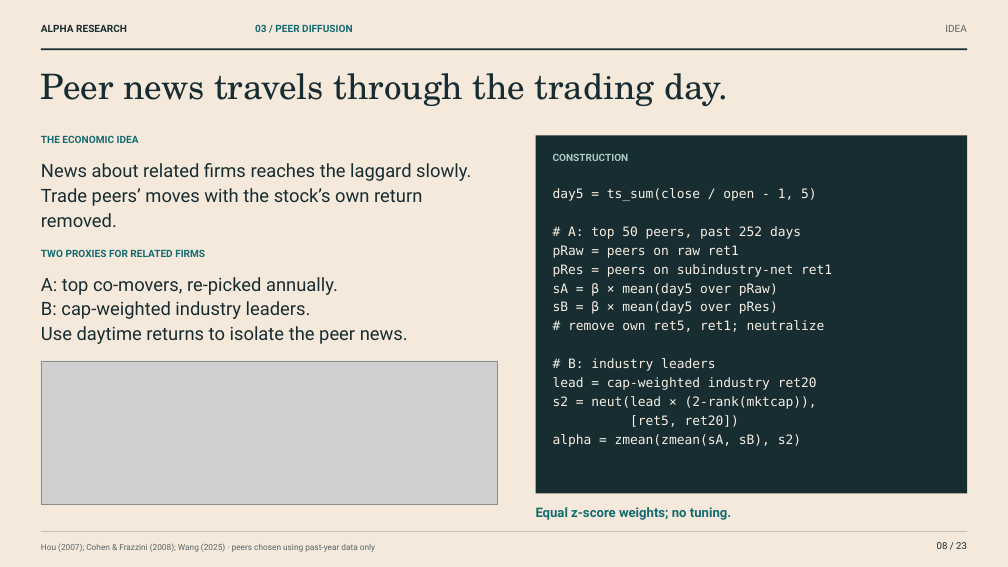
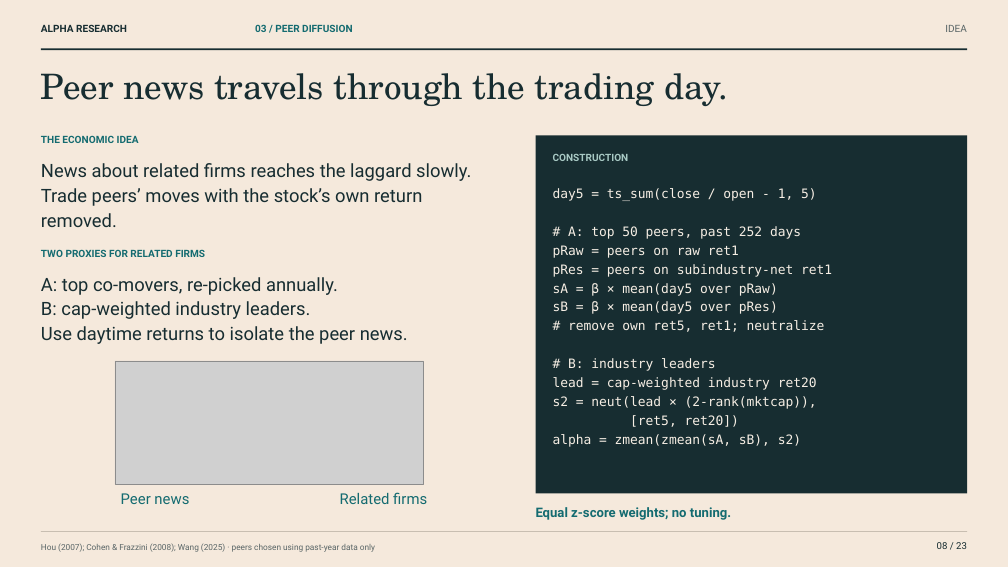
Before and after one commit to Al-lenZ/presentation-deck, a slide deck: slide 8 of deliverables/alpha-research.pptx. Drawn at 1008x567 pixels with LibreOffice and Linux fonts; fonts in the diff are those of the drawing; grey boxes stand for pictures. Boxes give left, top, right and bottom in pixels: in the first picture for what was removed or moved away, otherwise in the second. Text is boxed around its words. In the diff, an @@ line names an element or a change of style, - is before the commit and + after.

```diff
--- a/deliverables/alpha-research.pptx
+++ b/deliverables/alpha-research.pptx
@@ picture: place and size @@
-picture at bbox=[41, 361, 498, 505]
+picture at bbox=[115, 361, 423, 484]
@@ text added at bbox=[121, 493, 189, 504], 17 pt, text #146B70 @@
+Peer news
@@ text added at bbox=[340, 492, 427, 504], 17 pt, text #146B70 @@
+Related firms
```
Also in this commit, not shown: 8 other slides changed, 7 other files.
